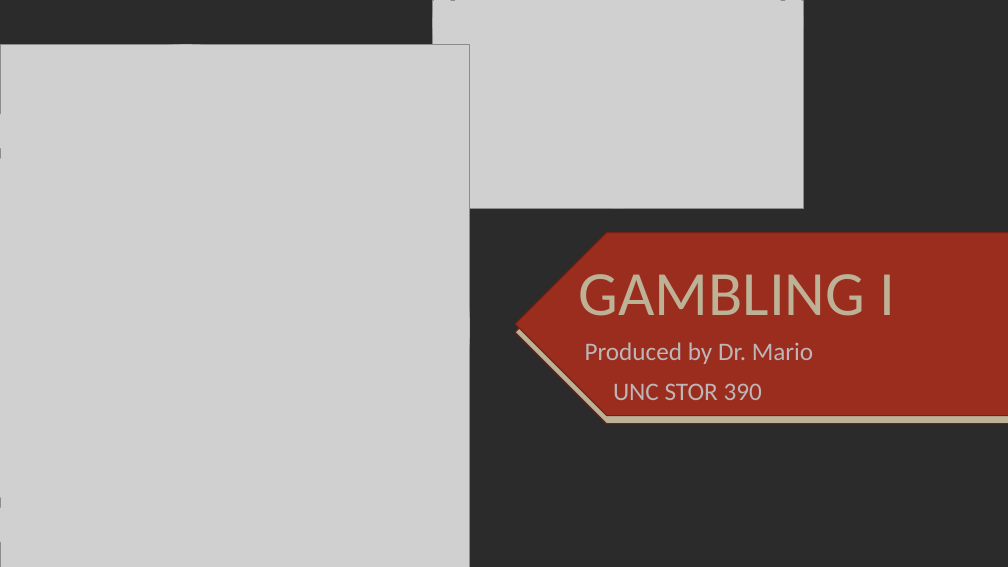
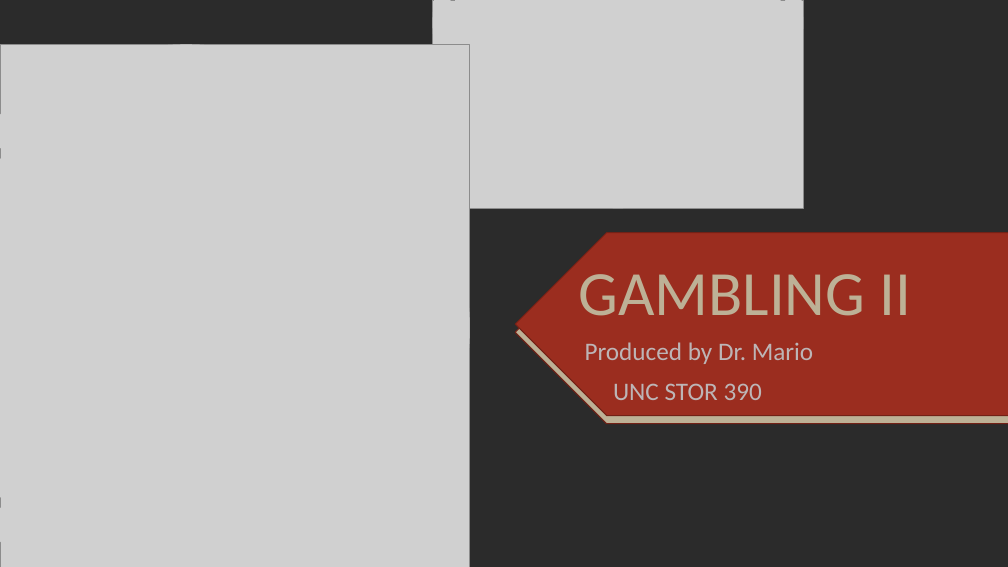
Before and after one commit to SuperMarioGiacomazzo/STOR390_WEBSITE, a slide deck: slide 1 of Slides/Gambling 2/Gambling_2_Lecture.pptx. Drawn at 1008x567 pixels with LibreOffice and Linux fonts; fonts in the diff are those of the drawing; grey boxes stand for pictures; background and template pictures are left out; a plain dark background stands for a picture behind light text. Boxes give left, top, right and bottom in pixels: in the first picture for what was removed or moved away, otherwise in the second. Text is boxed around its words. In the diff, an @@ line names an element or a change of style, - is before the commit and + after.

```diff
--- a/Slides/Gambling 2/Gambling_2_Lecture.pptx
+++ b/Slides/Gambling 2/Gambling_2_Lecture.pptx
@@ title at bbox=[579, 274, 912, 316]: text changed @@
-GAMBLING I
+GAMBLING II
```
Also in this commit, not shown: 11 slides added, 17 slides removed, 3 other files.
